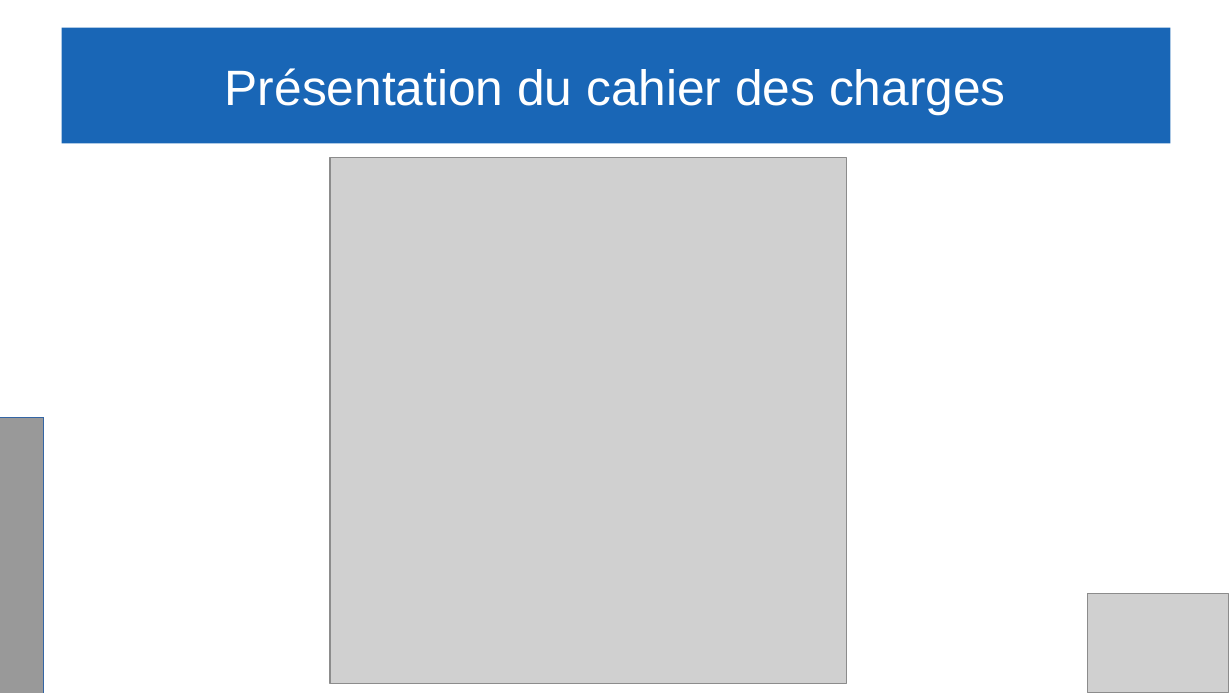
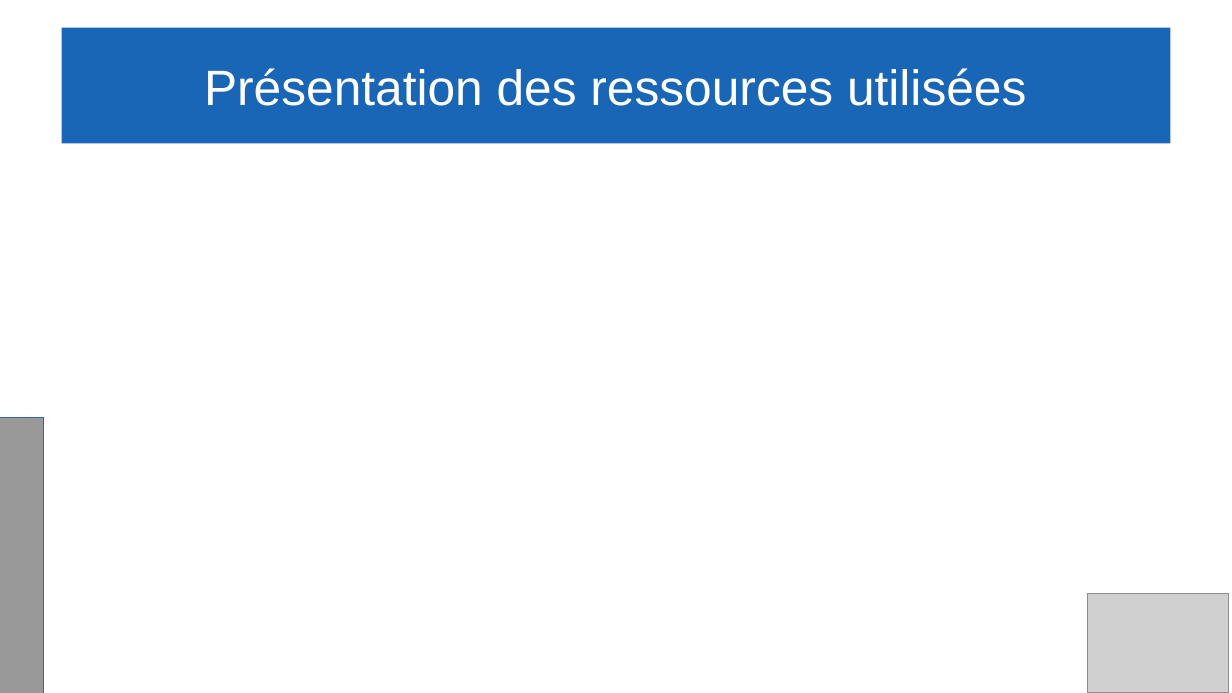
Before and after one commit to Gabin221/Tracking-BLE-documents, a slide deck: slide 4 of Revues/Revues2/Gabin/presentation_yahya_andrea_gabin.odp. Drawn at 1232x693 pixels with LibreOffice and Linux fonts; fonts in the diff are those of the drawing; grey boxes stand for pictures. Boxes give left, top, right and bottom in pixels: in the first picture for what was removed or moved away, otherwise in the second. Text is boxed around its words. In the diff, an @@ line names an element or a change of style, - is before the commit and + after.

```diff
--- a/Revues/Revues2/Gabin/presentation_yahya_andrea_gabin.odp
+++ b/Revues/Revues2/Gabin/presentation_yahya_andrea_gabin.odp
@@ title at box(204, 68, 1026, 106): text changed @@
-Présentation du cahier des charges
+Présentation des ressources utilisées
@@ picture removed at box(330, 158, 846, 684) @@
```
Also in this commit, not shown: 1 slide added, 1 slide removed, 7 other files.
